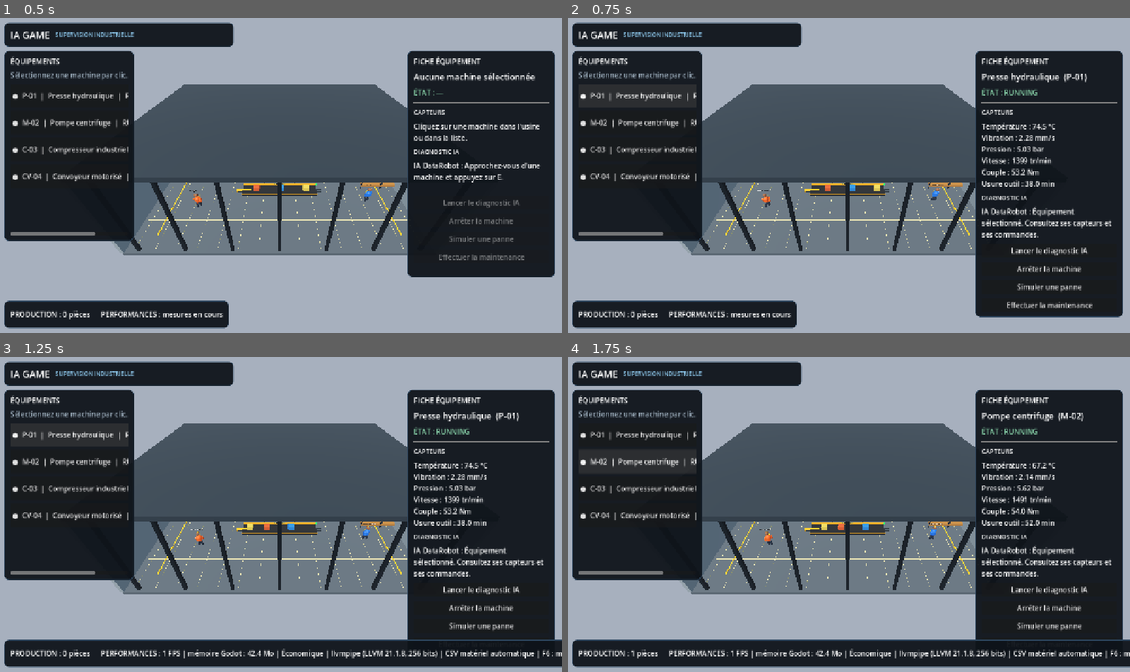
Above: before the commit, frames 1-4 (two rows, left to right).
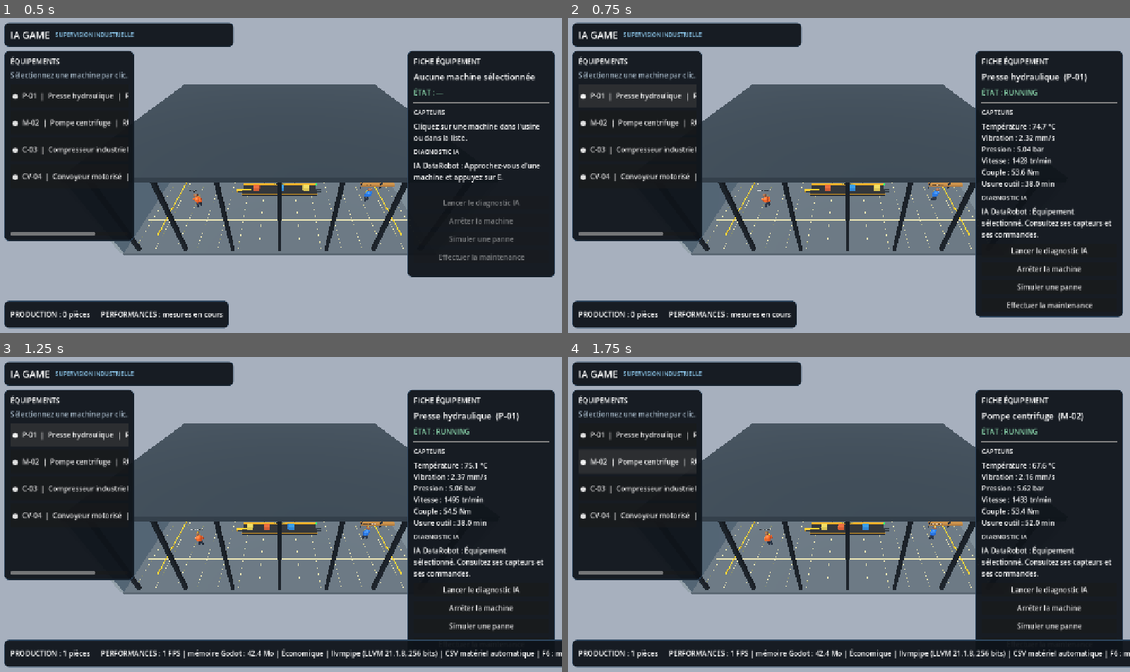
Above: after the commit, the same moments.

Repository: danielservice225-dot/ia-game-moteur
Game: Godot game, scene res://scenes/main.tscn
Two runs of this game, one before a commit and one after it. Both use one fixed random seed, a clock stepped at 60 frames per second and the inputs below.
Inputs:
- Up to frame 1 (0.5 s): no input
- Up to frame 2 (0.75 s): click "● P-01 | Presse hydraulique |…" at 0.5 s
- Up to frame 3 (1.25 s): no input
- Up to frame 4 (1.75 s): click "● M-02 | Pompe centrifuge | R…" at 1.25 s

Frame 1 is identical in both runs. In frame 2, less than 0.1% of the frame differs, in the area x 79-86%, y 33-50%; in frame 3, less than 0.1%, in the area x 11-86%, y 33-96%; in frame 4, less than 0.1%.

Commit message:
fix: refresh supervision telemetry and remove proximity selection

Diff:
--- a/godot_game/scripts/game.gd
+++ b/godot_game/scripts/game.gd
@@ -6,17 +6,11 @@
 const GpuAdaptiveManager = preload("res://scripts/gpu_adaptive_manager.gd")
 
 const FLOOR_SIZE := Vector3(30.0, 0.5, 24.0)
-const PLAYER_SPEED := 5.0
-const MOUSE_SENSITIVITY := 0.0022
 
 var player: CharacterBody3D
 var camera: Camera3D
-var camera_pitch := 0.0
 var industrial_life: Node
 var simulation: Variant
-var status_label: Label
-var result_label: Label
-var objective_label: Label
 var machines: Array[Dictionary] = []
 var selected_machine := -1
 var prediction_text := "Approchez-vous d'une machine et appuyez sur E."
@@ -379,21 +373,7 @@
         machines[i]["state"] = snapshot["state"]
         if previous_running != bool(snapshot["running"]):
             industrial_life.set_machine_running(i, bool(snapshot["running"]))
-
-func _refresh_machine_selection() -> void:
-    selected_machine = -1
-    var closest_distance := 3.8
-    for i in range(machines.size()):
-        var machine_position: Vector3 = machines[i]["position"]
-        var distance := player.global_position.distance_to(machine_position + Vector3(0, 1.0, 0))
-        if distance < closest_distance:
-            closest_distance = distance
-            selected_machine = i
-    if objective_label:
-        if selected_machine >= 0:
-            objective_label.text = "ÉQUIPEMENT PROCHE : %s (%s) — appuyez sur E pour lancer le diagnostic." % [machines[selected_machine]["name"], machines[selected_machine]["code"]]
-        else:
-            objective_label.text = "OBJECTIF : approchez-vous d'une machine pour l'inspecter."
+    _update_hud()
 
 func _toggle_selected_machine() -> void:
     if selected_machine < 0:
